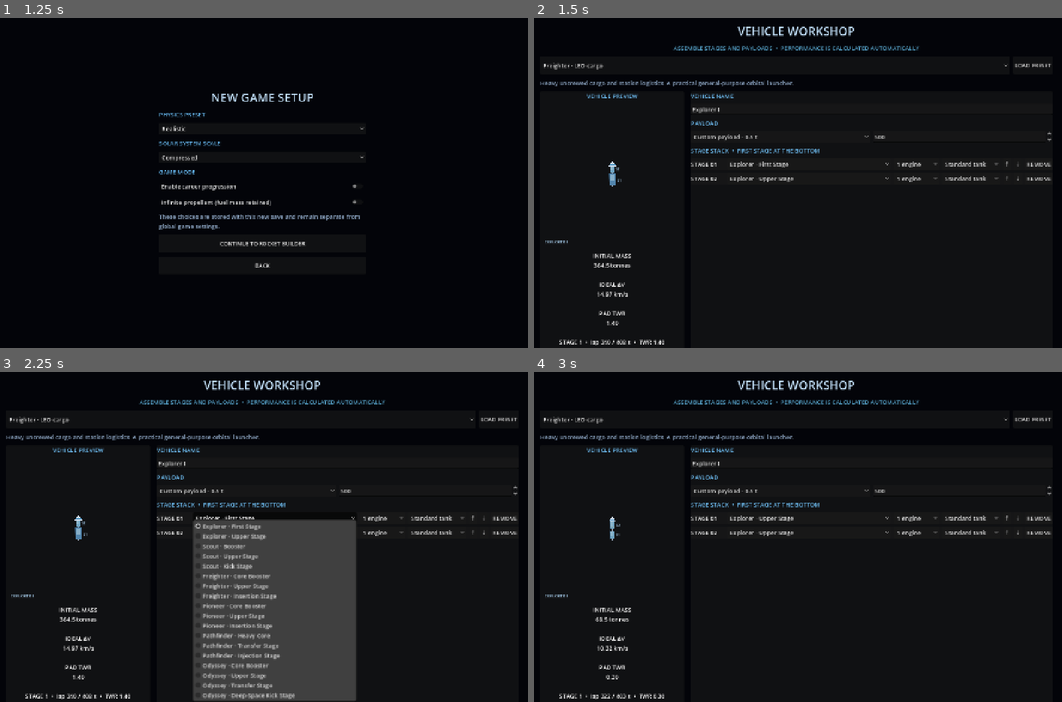
Above: before the commit, frames 1-4 (two rows, left to right).
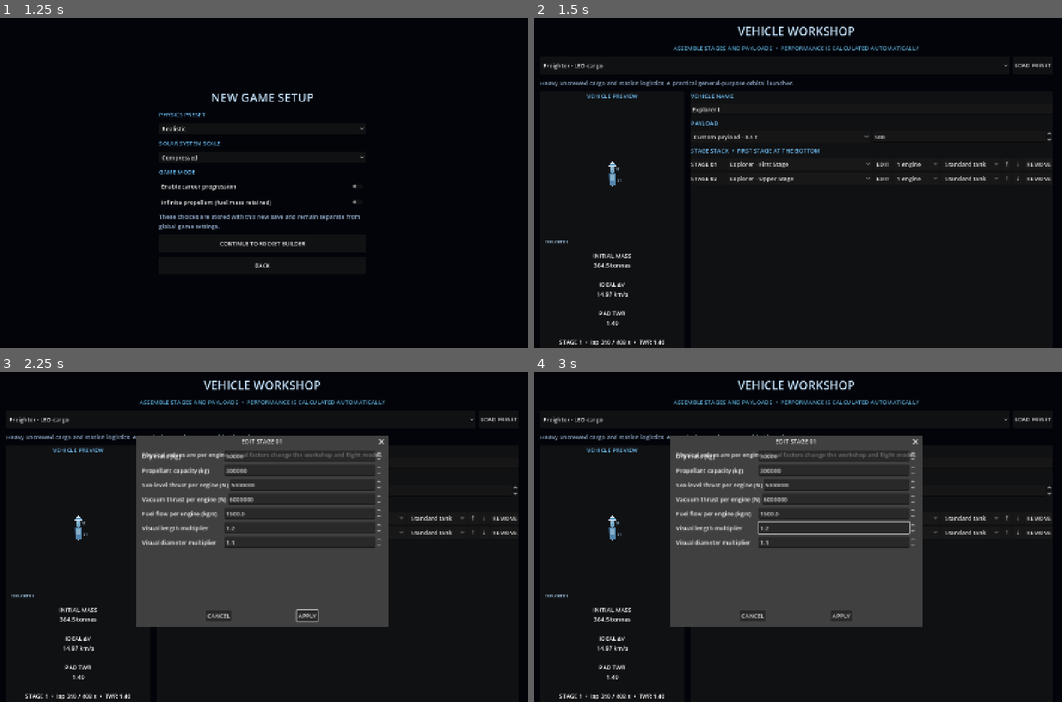
Above: after the commit, the same moments.

Repository: Blagos1195/Gravity-simulator
Game: Godot game, scene res://scenes/main.tscn
The game is run twice, just before and just after one commit, with the same random seed, the same clock (stepped at 60 frames per second) and the same inputs.
Inputs (mouse positions are in pixels of both pictures, inside the frame that each line leads up to):
- Up to frame 1 (1.25 s): click "NEW GAME" at 0.5 s
- Up to frame 2 (1.5 s): click "CONTINUE TO ROCKET BUILDER" at 1.25 s
- Up to frame 3 (2.25 s): click (348, 517) at 2 s, where only the run after the commit has a clickable "EDIT"
- Up to frame 4 (3 s): click (882, 533) at 2.75 s, where only the run after the commit has a clickable "EDIT"

Frame 1 is identical in both runs. In frame 2, less than 0.1% of the frame differs, in the area x 62-68%, y 43-50%; in frame 3, 24%; in frame 4, 25%, in the area x 11-74%, y 19-99%.

Commit message:
Add editable custom stage properties to the workshop (#18)
* Preserve custom stage values when reconfiguring

* Add editable stage component properties

* Separate stage property updates from dialog UI

* Test stage reconfiguration preserves custom performance

* Test editing physical stage properties

* Document custom stage editing

Diff:
--- a/Gravity/scripts/main.gd
+++ b/Gravity/scripts/main.gd
@@ -460,6 +460,13 @@
 			_show_vehicle_editor()
 		)
 		stage_row.add_child(part_selector)
+		var edit_stage_button := Button.new()
+		edit_stage_button.text = "EDIT"
+		edit_stage_button.tooltip_text = "Edit this stage's physical and visual properties."
+		edit_stage_button.pressed.connect(func():
+			_show_stage_editor(stage_index)
+		)
+		stage_row.add_child(edit_stage_button)
 		var engine_selector := OptionButton.new()
 		engine_selector.tooltip_text = "Splits the stage's total thrust and fuel flow across this many smaller engines."
 		var engine_options := RocketDesign.engine_count_options()
@@ -472,7 +479,7 @@
 		engine_selector.select(engine_options.find(current_engine_count))
 		engine_selector.item_selected.connect(func(option_index: int):
 			var current_stage: Dictionary = rocket_design["stages"][stage_index]
-			var configured := RocketDesign.configure_stage(str(current_stage.get("part_id", "")), int(engine_selector.get_item_metadata(option_index)), float(current_stage.get("tank_scale", 1.0)))
+			var configured := RocketDesign.reconfigure_stage(current_stage, int(engine_selector.get_item_metadata(option_index)), float(current_stage.get("tank_scale", 1.0)))
 			if not configured.is_empty():
 				rocket_design["stages"][stage_index] = configured
 				_update_design_stats()
@@ -494,7 +501,7 @@
 		tank_selector.select(selected_tank_index)
 		tank_selector.item_selected.connect(func(option_index: int):
 			var current_stage: Dictionary = rocket_design["stages"][stage_index]
-			var configured := RocketDesign.configure_stage(str(current_stage.get("part_id", "")), int(current_stage.get("engine_count", 1)), float(tank_selector.get_item_metadata(option_index)))
+			var configured := RocketDesign.reconfigure_stage(current_stage, int(current_stage.get("engine_count", 1)), float(tank_selector.get_item_metadata(option_index)))
 			if not configured.is_empty():
 				rocket_design["stages"][stage_index] = configured
 				_update_design_stats()
@@ -560,6 +567,73 @@
 	_add_button(actions, "LAUNCH VEHICLE", _launch_designed_vehicle)
 	_add_button(actions, "BACK", _show_new_game_setup)
 	_update_design_stats()
+
+
+func _show_stage_editor(stage_index: int) -> void:
+	if stage_index < 0 or stage_index >= rocket_design["stages"].size():
+		return
+	var stage: Dictionary = rocket_design["stages"][stage_index].duplicate(true)
+	var dialog := ConfirmationDialog.new()
+	dialog.title = "EDIT STAGE %02d" % (stage_index + 1)
+	dialog.dialog_text = "Physical values are per engine. Visual factors change the workshop and flight model."
+	dialog.min_size = Vector2i(520, 480)
+	var content := VBoxContainer.new()
+	content.add_theme_constant_override("separation", 8)
+	dialog.add_child(content)
+	var fields := [
+		{"key": "dry_mass", "label": "Dry mass (kg)", "step": 1.0},
+		{"key": "fuel_capacity", "label": "Propellant capacity (kg)", "step": 1.0},
+		{"key": "thrust", "label": "Sea-level thrust per engine (N)", "step": 100.0},
+		{"key": "vacuum_thrust", "label": "Vacuum thrust per engine (N)", "step": 100.0},
+		{"key": "flow", "label": "Fuel flow per engine (kg/s)", "step": 0.1},
+		{"key": "visual_length_factor", "label": "Visual length multiplier", "step": 0.05, "minimum": 0.25, "maximum": 100.0},
+		{"key": "visual_diameter_factor", "label": "Visual diameter multiplier", "step": 0.05, "minimum": 0.25, "maximum": 100.0}
+	]
+	var inputs: Dictionary = {}
+	for field in fields:
+		var row := HBoxContainer.new()
+		var label := Label.new()
+		label.text = str(field.label)
+		label.custom_minimum_size.x = 220
+		row.add_child(label)
+		var input := SpinBox.new()
+		input.min_value = float(field.get("minimum", 0.001))
+		input.max_value = float(field.get("maximum", 1.0e300))
+		input.step = float(field.step)
+		input.value = float(stage.get(str(field.key), 1.0))
+		input.size_flags_horizontal = Control.SIZE_EXPAND_FILL
+		input.tooltip_text = str(field.key)
+		row.add_child(input)
+		content.add_child(row)
+		inputs[str(field.key)] = input
+	dialog.get_ok_button().text = "APPLY"
+	dialog.get_cancel_button().text = "CANCEL"
+	dialog.confirmed.connect(func():
+		var values: Dictionary = {}
+		for key in inputs:
+			values[key] = inputs[key].value
+		_apply_stage_editor_values(stage_index, values)
+		dialog.queue_free()
+	)
+	dialog.canceled.connect(func():
+		dialog.queue_free()
+	)
+	dialog.close_requested.connect(func():
+		dialog.queue_free()
+	)
+	add_child(dialog)
+	dialog.popup_centered()
+
+func _apply_stage_editor_values(stage_index: int, values: Dictionary) -> void:
+	if stage_index < 0 or stage_index >= rocket_design["stages"].size():
+		return
+	var updated_stage: Dictionary = rocket_design["stages"][stage_index].duplicate(true)
+	for key in ["dry_mass", "fuel_capacity", "thrust", "vacuum_thrust", "flow", "visual_length_factor", "visual_diameter_factor"]:
+		if values.has(key):
+			updated_stage[key] = float(values[key])
+	rocket_design["stages"][stage_index] = updated_stage
+	_update_design_stats()
+
 
 func _update_design_stats() -> void:
 	if not is_instance_valid(design_stats_label) or not is_instance_valid(design_error_label):
--- a/Gravity/scripts/rocket_design.gd
+++ b/Gravity/scripts/rocket_design.gd
@@ -76,6 +76,14 @@
 	return {}
 
 static func configure_stage(part_id: String, engine_count: int, tank_scale: float) -> Dictionary:
+	var stage := create_stage_part(part_id)
+	if stage.is_empty():
+		return {}
+	stage["engine_count"] = 1
+	stage["tank_scale"] = 1.0
+	return reconfigure_stage(stage, engine_count, tank_scale)
+
+static func reconfigure_stage(stage: Dictionary, engine_count: int, tank_scale: float) -> Dictionary:
 	var valid_engine_count := false
 	for option in engine_count_options():
 		if int(option) == engine_count and is_equal_approx(float(option), float(engine_count)):
@@ -90,17 +98,20 @@
 			break
 	if not valid_tank_scale:
 		return {}
-	var stage := create_stage_part(part_id)
-	if stage.is_empty():
-		return {}
-	stage["engine_count"] = engine_count
-	stage["tank_scale"] = tank_scale
-	stage["dry_mass"] = float(stage["dry_mass"]) * tank_scale
-	stage["fuel_capacity"] = float(stage["fuel_capacity"]) * tank_scale
-	stage["thrust"] = float(stage["thrust"]) / float(engine_count)
-	stage["vacuum_thrust"] = float(stage["vacuum_thrust"]) / float(engine_count)
-	stage["flow"] = float(stage["flow"]) / float(engine_count)
-	return stage
+	var previous_engine_count := int(stage.get("engine_count", 1))
+	var previous_tank_scale := float(stage.get("tank_scale", 1.0))
+	if previous_engine_count < 1 or previous_tank_scale <= 0.0:
+		return {}
+	var configured := stage.duplicate(true)
+	var tank_ratio := tank_scale / previous_tank_scale
+	configured["engine_count"] = engine_count
+	configured["tank_scale"] = tank_scale
+	configured["dry_mass"] = float(stage.get("dry_mass", 0.0)) * tank_ratio
+	configured["fuel_capacity"] = float(stage.get("fuel_capacity", 0.0)) * tank_ratio
+	configured["thrust"] = float(stage.get("thrust", 0.0)) * float(previous_engine_count) / float(engine_count)
+	configured["vacuum_thrust"] = float(stage.get("vacuum_thrust", 0.0)) * float(previous_engine_count) / float(engine_count)
+	configured["flow"] = float(stage.get("flow", 0.0)) * float(previous_engine_count) / float(engine_count)
+	return configured
 
 static func default_stage_part() -> Dictionary:
 	var parts: Array = stage_part_options()
--- a/Gravity/tests/rocket_builder_ui_test.gd
+++ b/Gravity/tests/rocket_builder_ui_test.gd
@@ -22,6 +22,20 @@
 		payload_input.value_changed.emit(payload_input.value)
 	assert(is_equal_approx(float(main.rocket_design.payload_mass), 1200.0))
 	assert(main.design_error_label.text == "DESIGN VALID")
+	main._show_stage_editor(0)
+	var stage_dialog: ConfirmationDialog
+	for child in main.get_children():
+		if child is ConfirmationDialog:
+			stage_dialog = child
+			break
+	assert(is_instance_valid(stage_dialog))
+	var dry_mass_input := _find_tooltip_spinbox(stage_dialog, "dry_mass")
+	assert(is_instance_valid(dry_mass_input))
+	var edited_dry_mass := float(main.rocket_design["stages"][0].dry_mass) + 1000.0
+	main._apply_stage_editor_values(0, {"dry_mass": edited_dry_mass})
+	assert(is_equal_approx(float(main.rocket_design["stages"][0].dry_mass), edited_dry_mass))
+	assert(main.design_error_label.text == "DESIGN VALID")
+	stage_dialog.free()
 	main._start_flight()
 	main._show_new_vehicle_dialog()
 	var vehicle_dialog: Window
@@ -45,3 +59,13 @@
 		if found != null:
 			return found
 	return null
+
+
+func _find_tooltip_spinbox(node: Node, tooltip: String) -> SpinBox:
+	if node is SpinBox and node.tooltip_text == tooltip:
+		return node
+	for child in node.get_children():
+		var found := _find_tooltip_spinbox(child, tooltip)
+		if found != null:
+			return found
+	return null
--- a/Gravity/tests/rocket_design_test.gd
+++ b/Gravity/tests/rocket_design_test.gd
@@ -22,6 +22,12 @@
 	assert(int(configured_first_stage.engine_count) == 1)
 	assert(is_equal_approx(float(configured_first_stage.fuel_capacity), 375000.0))
 	assert(is_equal_approx(float(configured_first_stage.dry_mass), 37500.0))
+	var reconfigured_stage := RocketDesign.reconfigure_stage(configured_first_stage, 3, 2.0)
+	assert(not reconfigured_stage.is_empty())
+	assert(int(reconfigured_stage.engine_count) == 3)
+	assert(is_equal_approx(float(reconfigured_stage.dry_mass), 60000.0))
+	assert(is_equal_approx(float(reconfigured_stage.thrust) * 3.0, float(configured_first_stage.thrust)))
+	assert(is_equal_approx(float(reconfigured_stage.flow) * 3.0, float(configured_first_stage.flow)))
 	var configured_upper_stage := RocketDesign.configure_stage("explorer_upper_stage", 2, 1.0)
 	assert(not configured_upper_stage.is_empty())
 	var configured_design := design.duplicate(true)
Not shown, changed: Gravity/MODDING.md
